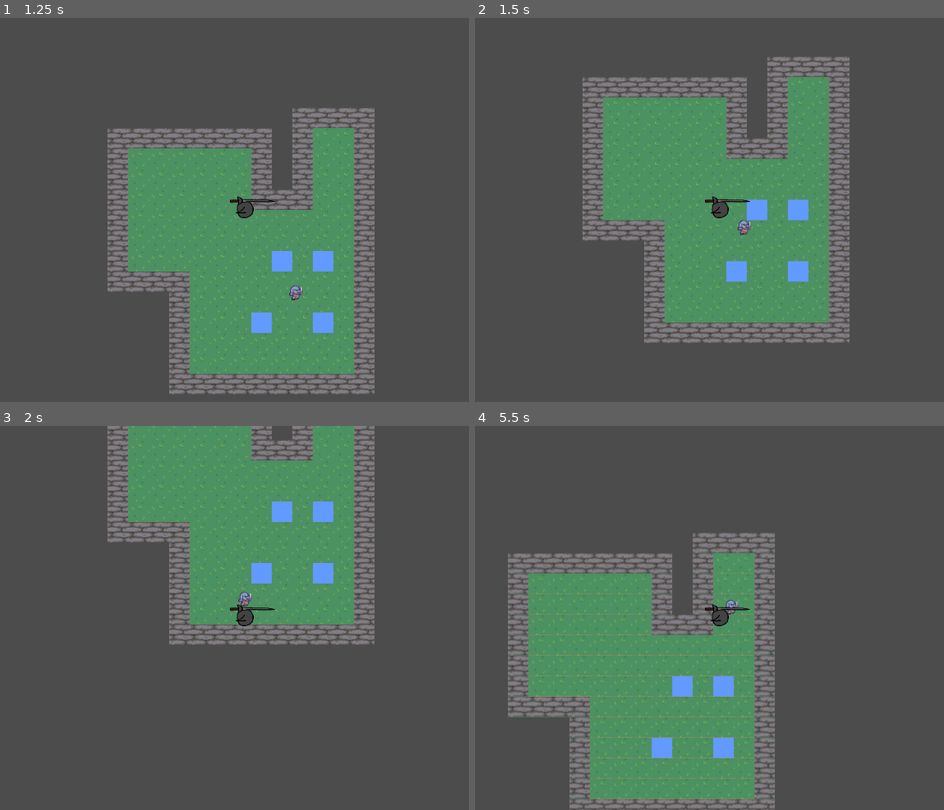
Above: before the commit, frames 1-4 (two rows, left to right).
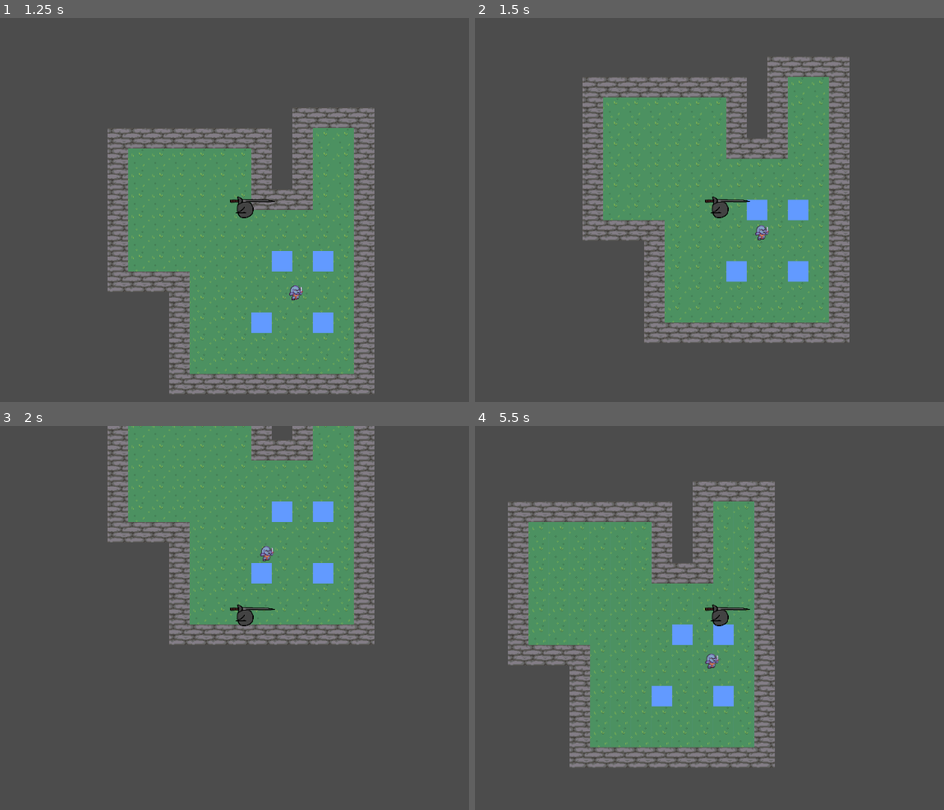
Above: after the commit, the same moments.

Repository: Lanilor53/wh-godot
Game: Godot game, scene res://Scenes/Main.tscn
Same seed, same stepped clock (60 frames per second), same inputs: the game is played once before the commit and once after it.
Inputs:
- Up to frame 1 (1.25 s): tap Enter at 0.5 s; hold D (move_right) from 0.53 s (still down)
- Up to frame 2 (1.5 s): tap Space at 1.25 s; release D (move_right) at 1.28 s; hold S (move_down) from 1.28 s (still down)
- Up to frame 3 (2 s): keep holding S (move_down)
- Up to frame 4 (5.5 s): release S (move_down) at 2.03 s; hold D (move_right) 2.03-2.78 s; hold W (move_up) 2.78-3.53 s; hold A (move_left) 3.53-5.03 s; tap Enter at 5 s; hold S (move_down) from 5.03 s (still down)

Frame 1 is identical in both runs. In frame 2, 0.2% of the frame differs, in the area x 55-63%, y 52-58%; in frame 3, 0.2%; in frame 4, 21%, in the area x 7-64%, y 14-100%.

Commit message:
add basic player health/enemy damage system

Diff:
--- a/Scenes/Enemy.gd
+++ b/Scenes/Enemy.gd
@@ -1,17 +1,23 @@
 extends KinematicBody2D
 
 var player
-var SPEED = 300
-var DETECT_DISTANCE = 150
+export var SPEED = 100
+export var DETECT_DISTANCE = 150
+export var CONTACT_DAMAGE = 10
 
 func _ready():
 	player = get_tree().get_root().get_node("Main").get_node("Player")
+	set_meta("damageable", true)
 
 func _process(delta):
 	var player_distance = self.position.distance_to(player.position)
-	print(player_distance)
 	if player_distance <= DETECT_DISTANCE:
 		var velocity = self.position.direction_to(player.position)
 		if velocity.length() > 0:
 			velocity = velocity.normalized() * SPEED
 		move_and_slide(velocity)
+
+		for i in range(get_slide_count()-1):
+			var collision = get_slide_collision(i)
+			if collision.collider.has_meta("damageable") and collision.collider.get_meta("damageable") == true:
+				collision.collider.on_damage(self, CONTACT_DAMAGE)
--- a/Scenes/Rapier.tscn
+++ b/Scenes/Rapier.tscn
@@ -1,7 +1,6 @@
 [gd_scene load_steps=3 format=2]
 
 [ext_resource path="res://Textures/Rapier.png" type="Texture" id=1]
-
 
 [sub_resource type="CapsuleShape2D" id=1]
 radius = 7.20579
--- a/Scripts/Player.gd
+++ b/Scripts/Player.gd
@@ -1,17 +1,18 @@
 extends KinematicBody2D
 
-export var speed = 400
+export var SPEED = 400
 var screen_size
-# Declare member variables here. Examples:
-# var a = 2
-# var b = "text"
-
+onready var health = 100
+export var MAX_INVINCIBILITY_TIME = 1
+onready var current_invincibility_time = 0
 
 # Called when the node enters the scene tree for the first time.
 func _ready():
-	pass # Replace with function body.
+	set_meta("damageable", true)
 
 func _process(delta):
+	if current_invincibility_time > 0:
+		current_invincibility_time -= delta
 	var velocity = Vector2.ZERO # The player's movement vector.
 	if Input.is_action_pressed("move_right"):
 		 velocity.x += 1
@@ -23,10 +24,17 @@
 		velocity.y -= 1
 
 	if velocity.length() > 0:
-		velocity = velocity.normalized() * speed
+		velocity = velocity.normalized() * SPEED
 
 		move_and_slide(velocity)
 
+func on_damage(source, damage):
+	if current_invincibility_time <= 0:
+		health -= damage
+		print("taken damage, health left: %d" % health)
+		if health <= 0:
+			queue_free() # die
+		current_invincibility_time = MAX_INVINCIBILITY_TIME
 
 # Called every frame. 'delta' is the elapsed time since the previous frame.
 #func _process(delta):
--- a/project.godot
+++ b/project.godot
@@ -10,7 +10,6 @@
 
 _global_script_classes=[  ]
 _global_script_class_icons={
-
 }
 
 [application]
@@ -22,22 +21,22 @@
 
 move_right={
 "deadzone": 0.5,
-"events": [ Object(InputEventKey,"resource_local_to_scene":false,"resource_name":"","device":0,"alt":false,"shift":false,"control":false,"meta":false,"command":false,"pressed":false,"scancode":68,"unicode":0,"echo":false,"script":null)
+"events": [ Object(InputEventKey,"resource_local_to_scene":false,"resource_name":"","device":0,"alt":false,"shift":false,"control":false,"meta":false,"command":false,"pressed":false,"scancode":68,"physical_scancode":0,"unicode":0,"echo":false,"script":null)
  ]
 }
 move_up={
 "deadzone": 0.5,
-"events": [ Object(InputEventKey,"resource_local_to_scene":false,"resource_name":"","device":0,"alt":false,"shift":false,"control":false,"meta":false,"command":false,"pressed":false,"scancode":87,"unicode":0,"echo":false,"script":null)
+"events": [ Object(InputEventKey,"resource_local_to_scene":false,"resource_name":"","device":0,"alt":false,"shift":false,"control":false,"meta":false,"command":false,"pressed":false,"scancode":87,"physical_scancode":0,"unicode":0,"echo":false,"script":null)
  ]
 }
 move_left={
 "deadzone": 0.5,
-"events": [ Object(InputEventKey,"resource_local_to_scene":false,"resource_name":"","device":0,"alt":false,"shift":false,"control":false,"meta":false,"command":false,"pressed":false,"scancode":65,"unicode":0,"echo":false,"script":null)
+"events": [ Object(InputEventKey,"resource_local_to_scene":false,"resource_name":"","device":0,"alt":false,"shift":false,"control":false,"meta":false,"command":false,"pressed":false,"scancode":65,"physical_scancode":0,"unicode":0,"echo":false,"script":null)
  ]
 }
 move_down={
 "deadzone": 0.5,
-"events": [ Object(InputEventKey,"resource_local_to_scene":false,"resource_name":"","device":0,"alt":false,"shift":false,"control":false,"meta":false,"command":false,"pressed":false,"scancode":83,"unicode":0,"echo":false,"script":null)
+"events": [ Object(InputEventKey,"resource_local_to_scene":false,"resource_name":"","device":0,"alt":false,"shift":false,"control":false,"meta":false,"command":false,"pressed":false,"scancode":83,"physical_scancode":0,"unicode":0,"echo":false,"script":null)
  ]
 }
 
Not shown, changed: Textures/Rapier.png.import
